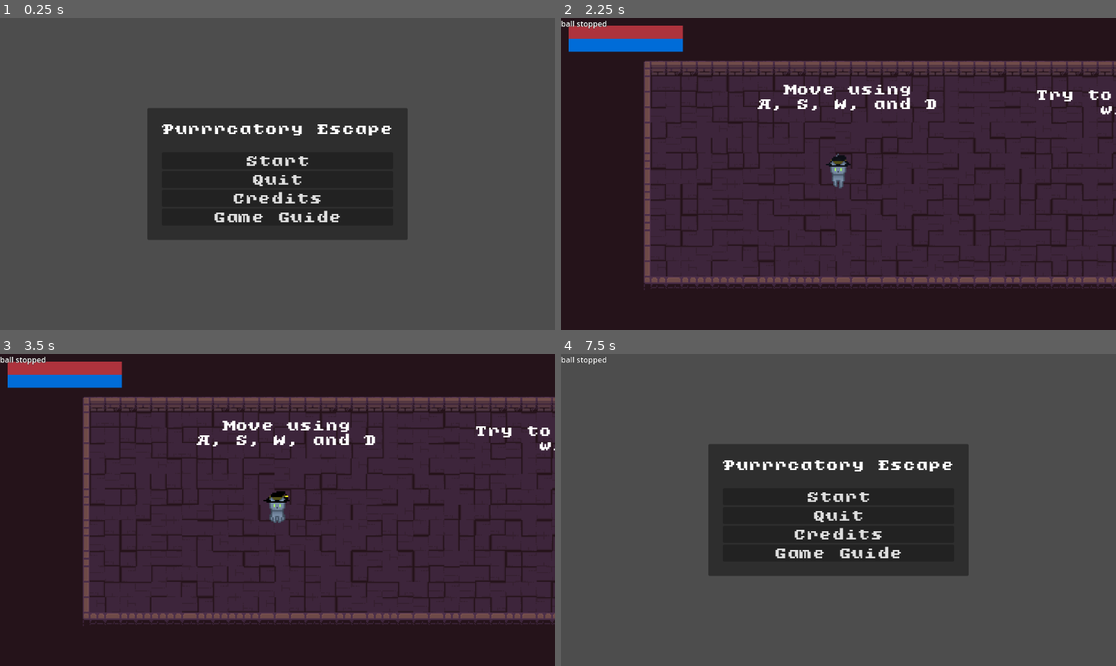
Above: before the commit, frames 1-4 (two rows, left to right).
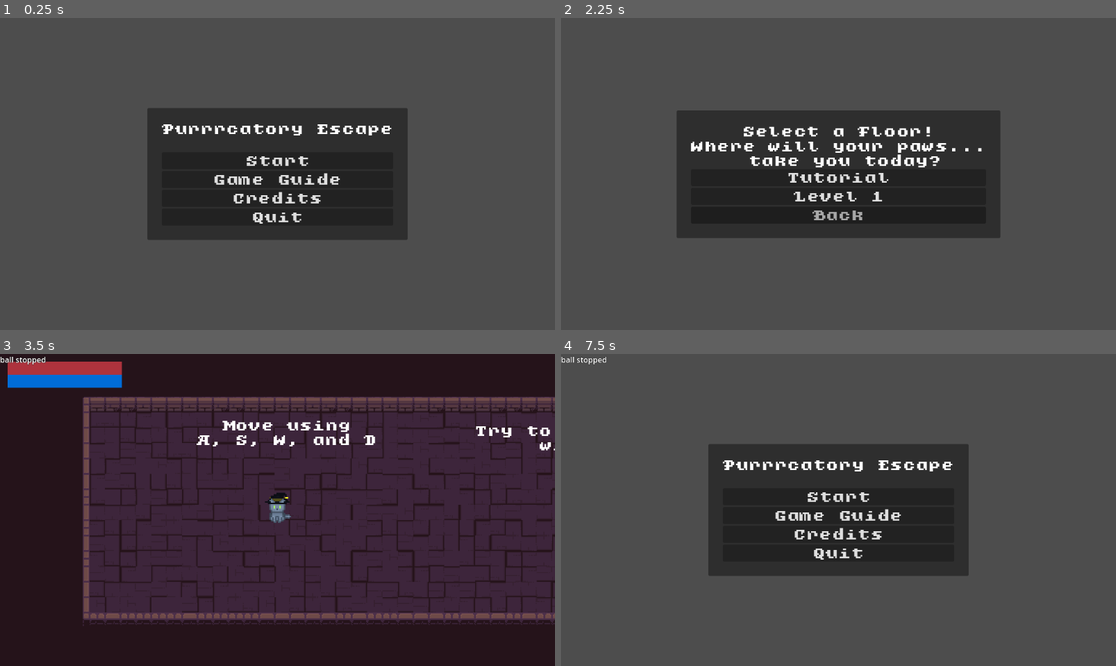
Above: after the commit, the same moments.

Repository: pablocoop/CC5408-Proyecto
Game: Godot game, scene res://ui/main_menu.tscn
Two runs of this game, one before a commit and one after it. Both use one fixed random seed, a clock stepped at 60 frames per second and the inputs below.
Inputs (mouse positions are in pixels of both pictures, inside the frame that each line leads up to):
- Up to frame 1 (0.25 s): no input
- Up to frame 2 (2.25 s): click "Game Guide" at 0.5 s; click "Back" at 1.25 s; click "Start" at 2 s
- Up to frame 3 (3.5 s): click (277, 513) at 2.75 s, where only the run after the commit has a clickable "Tutorial"
- Up to frame 4 (7.5 s): move the mouse to (960, 494) at 3.52 s; hold D (move_right) 3.53-4.28 s; tap Space (attack) at 3.6, 5.1, 6.6 s; move the mouse to (727, 525) at 4.27 s; hold S (move_down) 4.28-5.03 s; right-click (727, 525) at 4.35 s; move the mouse to (894, 441) at 5.02 s; hold D (move_right) 5.03-5.78 s; move the mouse to (810, 572) at 5.77 s; hold W (move_up) 5.78-6.53 s; right-click (810, 572) at 5.85 s; move the mouse to (1005, 556) at 6.52 s; hold A (move_left) 6.53-7.25 s; tap Escape (pause) at 7.15 s; click "Menu" at 7.25 s

The runs differ from the first frame. In frame 1, 0.8% of the frame differs, in the area x 38-62%, y 49-66%; in frame 2, 83%, in the area x 0-100%, y 0-100%; in frame 3, 0.1%; in frame 4, 0.8%.

Commit message:
feat(ui): enhanced level selection

Diff:
--- a/scenes/level_1.tscn
+++ b/scenes/level_1.tscn
@@ -1,9 +1,10 @@
-[gd_scene load_steps=7 format=4 uid="uid://hqlvc3uaihot"]
+[gd_scene load_steps=8 format=4 uid="uid://hqlvc3uaihot"]
 
 [ext_resource type="Texture2D" uid="uid://bw8bej2xusaa0" path="res://assets/Farm Game Dungeon Cellar Tileset/RPG Maker/RPG Maker MZ (32x32)/tilesets/FG_Cellar_A5.png" id="1_014kd"]
 [ext_resource type="PackedScene" uid="uid://b66xtdsj4jkeg" path="res://scenes/player.tscn" id="2_bswci"]
 [ext_resource type="PackedScene" uid="uid://dfau8rmohhg3e" path="res://scenes/ball.tscn" id="3_4nkto"]
 [ext_resource type="PackedScene" uid="uid://cjo28e2ythbpe" path="res://scenes/skeleton.tscn" id="4_fcfvj"]
+[ext_resource type="PackedScene" uid="uid://hco1haupmfr8" path="res://ui/pause_menu.tscn" id="5_4nkto"]
 
 [sub_resource type="TileSetAtlasSource" id="TileSetAtlasSource_bswci"]
 texture = ExtResource("1_014kd")
@@ -695,3 +696,8 @@
 [node name="Skeleton5" parent="." instance=ExtResource("4_fcfvj")]
 position = Vector2(1201, 2057)
 scale = Vector2(4, 4)
+
+[node name="CanvasLayer" type="CanvasLayer" parent="."]
+
+[node name="PauseMenu" parent="CanvasLayer" instance=ExtResource("5_4nkto")]
+metadata/_edit_use_anchors_ = true
--- /dev/null
+++ b/ui/levels.gd
@@ -0,0 +1,16 @@
+extends MarginContainer
+@onready var tutorial: Button = $PanelContainer/MarginContainer/VBoxContainer/Tutorial
+@onready var level_1: Button = $PanelContainer/MarginContainer/VBoxContainer/Level1
+@onready var back: Button = $PanelContainer/MarginContainer/VBoxContainer/Back
+
+
+# Called when the node enters the scene tree for the first time.
+func _ready() -> void:
+	tutorial.pressed.connect(func(): get_tree().change_scene_to_file("res://scenes/level_0.tscn"))
+	level_1.pressed.connect(func(): get_tree().change_scene_to_file("res://scenes/level_1.tscn"))
+	back.pressed.connect(func(): get_tree().change_scene_to_file("res://ui/main_menu.tscn"))
+
+
+# Called every frame. 'delta' is the elapsed time since the previous frame.
+func _process(delta: float) -> void:
+	pass
--- /dev/null
+++ b/ui/levels.tscn
@@ -0,0 +1,61 @@
+[gd_scene load_steps=3 format=3 uid="uid://bydi74a3wpev1"]
+
+[ext_resource type="Theme" uid="uid://dftfdeuhv8jr3" path="res://fonts/pixelfond.tres" id="1_d2ox4"]
+[ext_resource type="Script" uid="uid://dxyw61p7sebmj" path="res://ui/levels.gd" id="2_pcspx"]
+
+[node name="Levels" type="MarginContainer"]
+anchors_preset = 8
+anchor_left = 0.5
+anchor_top = 0.5
+anchor_right = 0.5
+anchor_bottom = 0.5
+offset_left = -176.0
+offset_top = -107.5
+offset_right = 176.0
+offset_bottom = 107.5
+grow_horizontal = 2
+grow_vertical = 2
+size_flags_horizontal = 4
+size_flags_vertical = 4
+theme = ExtResource("1_d2ox4")
+script = ExtResource("2_pcspx")
+
+[node name="PanelContainer" type="PanelContainer" parent="."]
+layout_mode = 2
+size_flags_horizontal = 4
+size_flags_vertical = 4
+
+[node name="MarginContainer" type="MarginContainer" parent="PanelContainer"]
+layout_mode = 2
+theme_override_constants/margin_left = 30
+theme_override_constants/margin_top = 30
+theme_override_constants/margin_right = 30
+theme_override_constants/margin_bottom = 30
+
+[node name="VBoxContainer" type="VBoxContainer" parent="PanelContainer/MarginContainer"]
+process_mode = 3
+layout_mode = 2
+
+[node name="Label" type="Label" parent="PanelContainer/MarginContainer/VBoxContainer"]
+layout_mode = 2
+text = "Select a Floor!"
+horizontal_alignment = 1
+
+[node name="Label2" type="Label" parent="PanelContainer/MarginContainer/VBoxContainer"]
+layout_mode = 2
+text = "Where will your paws...
+ take you today?"
+horizontal_alignment = 1
+
+[node name="Tutorial" type="Button" parent="PanelContainer/MarginContainer/VBoxContainer"]
+layout_mode = 2
+text = "Tutorial"
+
+[node name="Level1" type="Button" parent="PanelContainer/MarginContainer/VBoxContainer"]
+layout_mode = 2
+text = "Level 1"
+
+[node name="Back" type="Button" parent="PanelContainer/MarginContainer/VBoxContainer"]
+modulate = Color(0.753984, 0.753984, 0.753984, 1)
+layout_mode = 2
+text = "Back"
--- a/ui/main_menu.gd
+++ b/ui/main_menu.gd
@@ -15,7 +15,7 @@
 func _on_start_pressed() -> void:
 	#Game.life = 7  # Reinicia las vidas
 	# modificar a un selector niveles ! o al level 0 (main)
-	get_tree().change_scene_to_file("res://scenes/level_0.tscn")
+	get_tree().change_scene_to_file("res://ui/levels.tscn")
 
 # Called every frame. 'delta' is the elapsed time since the previous frame.
 func _process(delta: float) -> void:
--- a/ui/main_menu.tscn
+++ b/ui/main_menu.tscn
@@ -48,14 +48,14 @@
 layout_mode = 2
 text = "Start"
 
-[node name="Quit" type="Button" parent="PanelContainer/MarginContainer/VBoxContainer"]
+[node name="Controls" type="Button" parent="PanelContainer/MarginContainer/VBoxContainer"]
 layout_mode = 2
-text = "Quit"
+text = "Game Guide"
 
 [node name="Credits" type="Button" parent="PanelContainer/MarginContainer/VBoxContainer"]
 layout_mode = 2
 text = "Credits"
 
-[node name="Controls" type="Button" parent="PanelContainer/MarginContainer/VBoxContainer"]
+[node name="Quit" type="Button" parent="PanelContainer/MarginContainer/VBoxContainer"]
 layout_mode = 2
-text = "Game Guide"
+text = "Quit"
Not shown, added: ui/levels.gd.uid
Not shown, changed: purrrcatoryescape.exe
